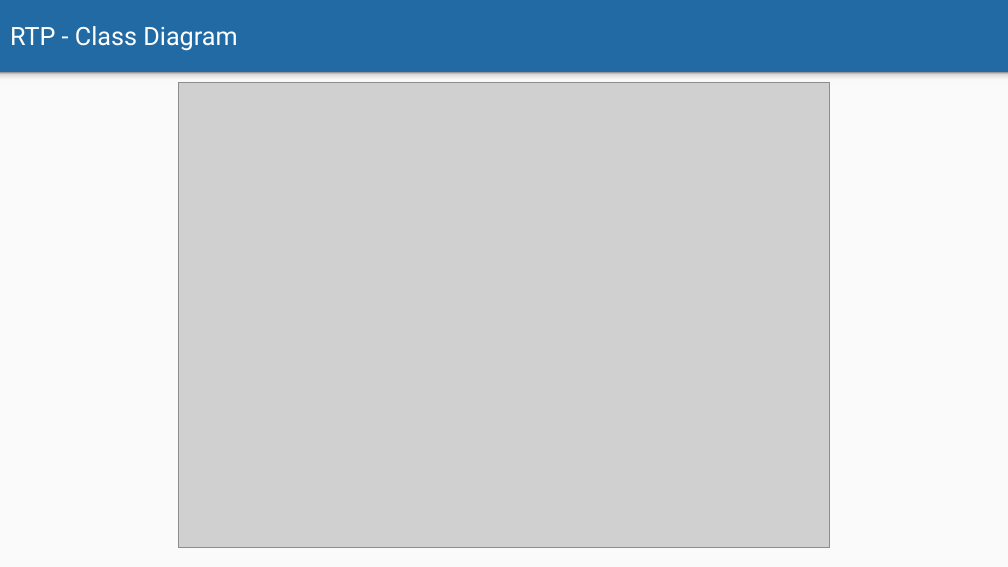
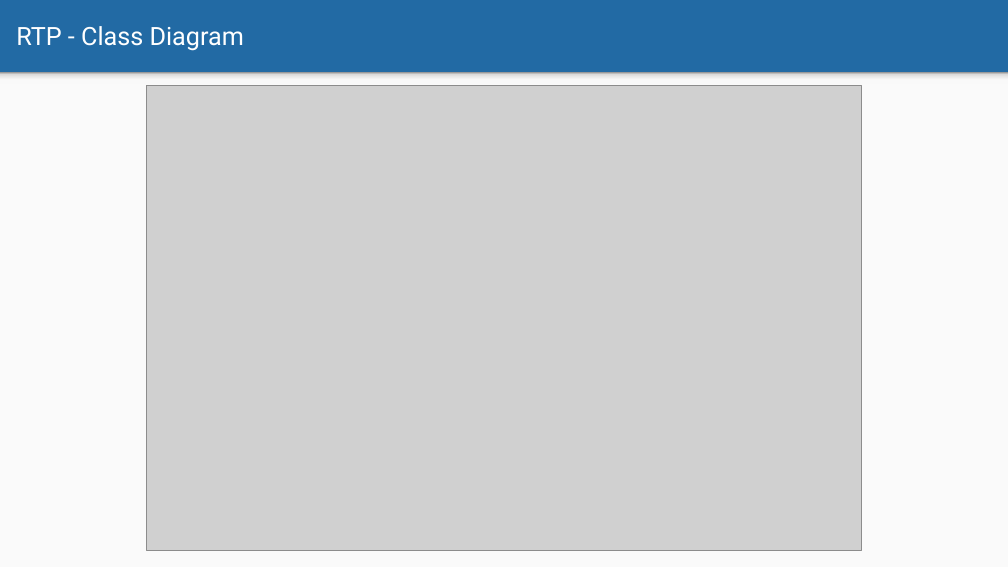
Before and after one commit to danielepelleg/VoIP, a slide deck: slide 9 of Documentation/VoIP UserAgent - Presentation.pptx (slide 5 before the commit). Drawn at 1008x567 pixels with LibreOffice and Linux fonts; fonts in the diff are those of the drawing; grey boxes stand for pictures. Boxes give left, top, right and bottom in pixels: in the first picture for what was removed or moved away, otherwise in the second. Text is boxed around its words. In the diff, an @@ line names an element or a change of style, - is before the commit and + after.

```diff
--- a/Documentation/VoIP UserAgent - Presentation.pptx
+++ b/Documentation/VoIP UserAgent - Presentation.pptx
@@ title "RTP - Class Diagram": place and size @@
-title "RTP - Class Diagram" at [10,26,237,51]
+title "RTP - Class Diagram" at [16,26,244,51]
@@ picture: place and size @@
-picture at [178,83,830,547]
+picture at [146,85,861,549]
```
Also in this commit, not shown: 7 other slides changed, 14 slides added, 5 slides removed, 4 other files.
